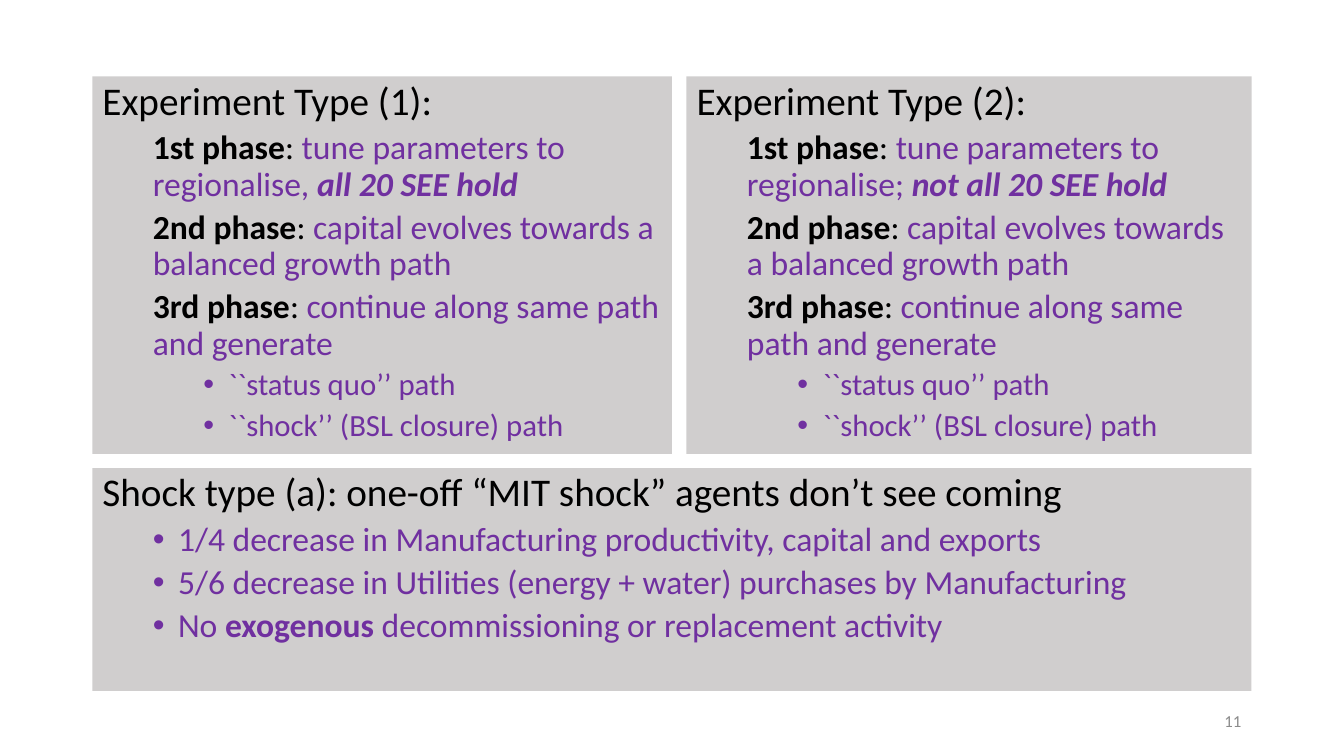
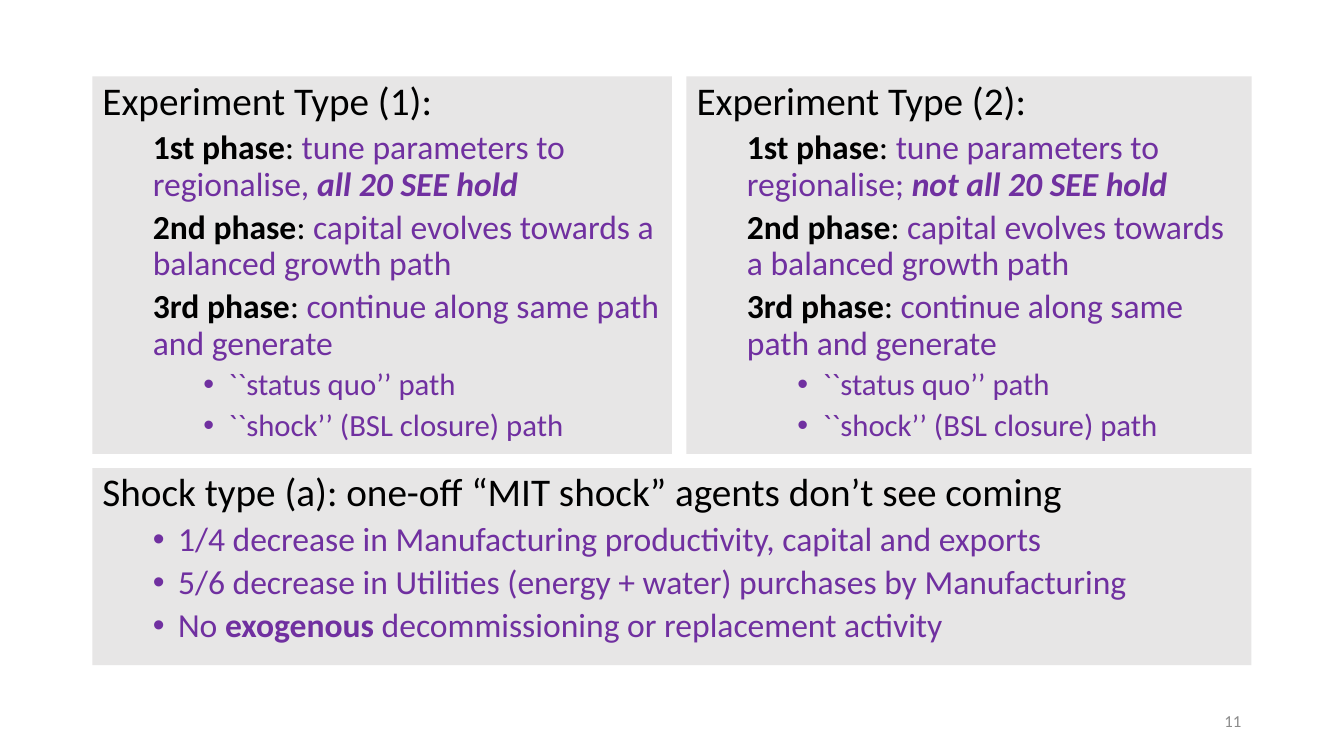
Before and after one commit to patrickocal/gladstone, a slide deck: slide 11 of powerpoint/glad-slides.pptx. Drawn at 1344x756 pixels with LibreOffice and Linux fonts; fonts in the diff are those of the drawing. Boxes give left, top, right and bottom in pixels: in the first picture for what was removed or moved away, otherwise in the second. Text is boxed around its words. In the diff, an @@ line names an element or a change of style, - is before the commit and + after.

```diff
--- a/powerpoint/glad-slides.pptx
+++ b/powerpoint/glad-slides.pptx
@@ fill #D0CECE to #E7E6E6 in 3 elements at (93, 77, 673, 455), (687, 77, 1252, 455), (93, 468, 1252, 665) @@
@@ rectangle "Shock type (a): one-off “MIT ...": place and size @@
-rectangle "Shock type (a): one-off “MIT ..." at (93, 468, 1252, 691)
+rectangle "Shock type (a): one-off “MIT ..." at (93, 468, 1252, 665)
```
Also in this commit, not shown: 12 other slides changed, 2 other files.
